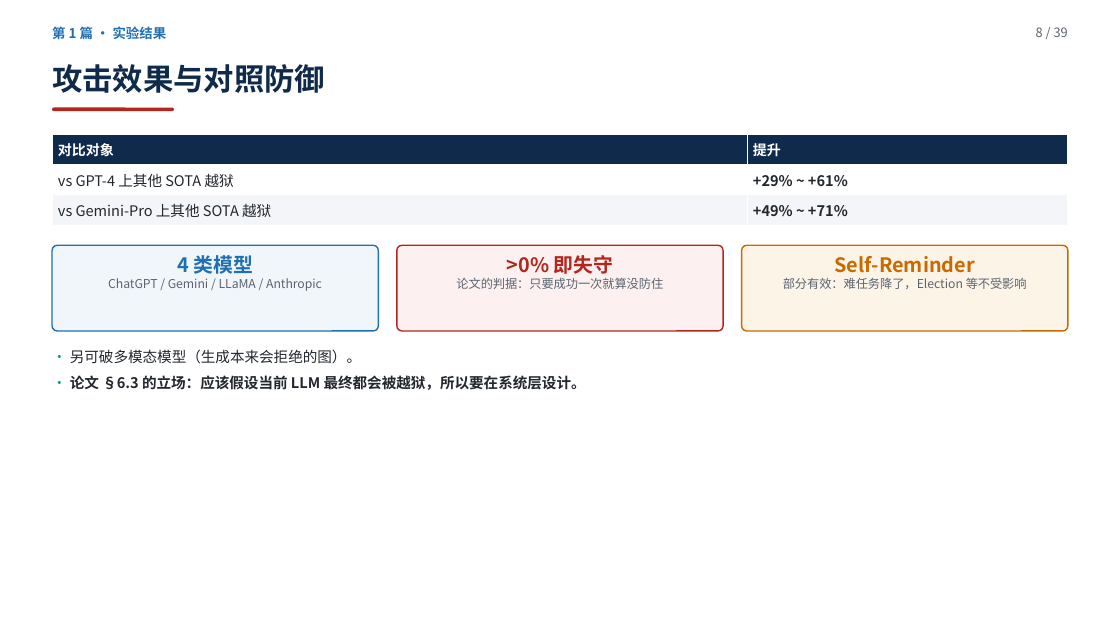
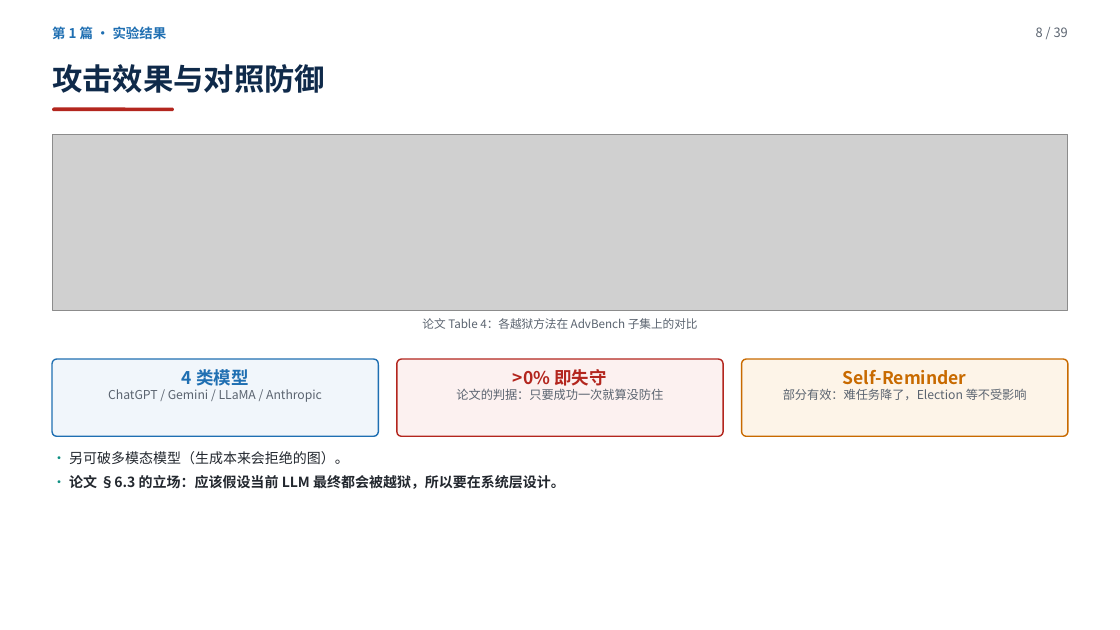
Before and after one commit to yiiiiiii1/multi-agent-remote-sensing, a slide deck: slide 8 of 阶段2-卫星多智能体防御/presentations/卫星多智能体安全调研汇报.pptx. Drawn at 1120x630 pixels with LibreOffice and Linux fonts; fonts in the diff are those of the drawing; grey boxes stand for pictures. Boxes give left, top, right and bottom in pixels: in the first picture for what was removed or moved away, otherwise in the second. Text is boxed around its words. In the diff, an @@ line names an element or a change of style, - is before the commit and + after.

Commit message:
实验结果页改用论文原表格/原图（7 张表 + 2 张图，显式坐标裁）；摆法改为按缩放倍率择优；skill 补充原表优先与裁表方法

```diff
--- a/阶段2-卫星多智能体防御/presentations/卫星多智能体安全调研汇报.pptx
+++ b/阶段2-卫星多智能体防御/presentations/卫星多智能体安全调研汇报.pptx
@@ table removed at bbox=[52, 134, 1068, 225], 3 rows, 2 columns @@
-对比对象 | 提升
-vs GPT-4 上其他 SOTA 越狱 | +29% ~ +61%
-vs Gemini-Pro 上其他 SOTA 越狱 | +49% ~ +71%
@@ picture added at bbox=[52, 134, 1068, 310] @@
@@ text added at bbox=[422, 318, 698, 329], 10 pt, text #5B6470 @@
+论文 Table 4：各越狱方法在 AdvBench 子集上的对比
@@ rounded rectangle: place and size @@
-rounded rectangle at bbox=[52, 245, 378, 331]
+rounded rectangle at bbox=[52, 359, 378, 436]
@@ rounded rectangle: place and size @@
-rounded rectangle at bbox=[397, 245, 723, 331]
+rounded rectangle at bbox=[397, 359, 723, 436]
@@ rounded rectangle: place and size @@
-rounded rectangle at bbox=[742, 245, 1068, 331]
+rounded rectangle at bbox=[742, 359, 1068, 436]
@@ text "4 类模型": place and size @@
-text "4 类模型" at bbox=[108, 255, 322, 291]
+text "4 类模型" at bbox=[108, 366, 322, 402]
@@ text at bbox=[182, 366, 248, 389]: size 17 to 15 pt in "4 类模型" @@
@@ text ">0% 即失守": place and size @@
-text ">0% 即失守" at bbox=[456, 255, 663, 289]
+text ">0% 即失守" at bbox=[456, 369, 663, 400]
@@ text at bbox=[513, 369, 606, 386]: size 17 to 15 pt in ">0% 即失守" @@
@@ text "Self-Reminder": place and size @@
-text "Self-Reminder" at bbox=[783, 256, 1027, 289]
+text "Self-Reminder" at bbox=[783, 370, 1027, 400]
@@ text at bbox=[843, 370, 967, 385]: size 17 to 15 pt in "Self-Reminder" @@
@@ text "· 另可破多模态模型（生成本来会拒绝的图）。": place and size @@
-text "· 另可破多模态模型（生成本来会拒绝的图）。" at bbox=[70, 349, 586, 390]
+text "· 另可破多模态模型（生成本来会拒绝的图）。" at bbox=[69, 451, 565, 489]
@@ text "· 另可破多模态模型（生成本来会拒绝的图）。" at bbox=[69, 451, 565, 489]: size 12.5 to 12 pt; less space between paragraphs @@
```
Also in this commit, not shown: 8 other slides changed, 13 other files.
